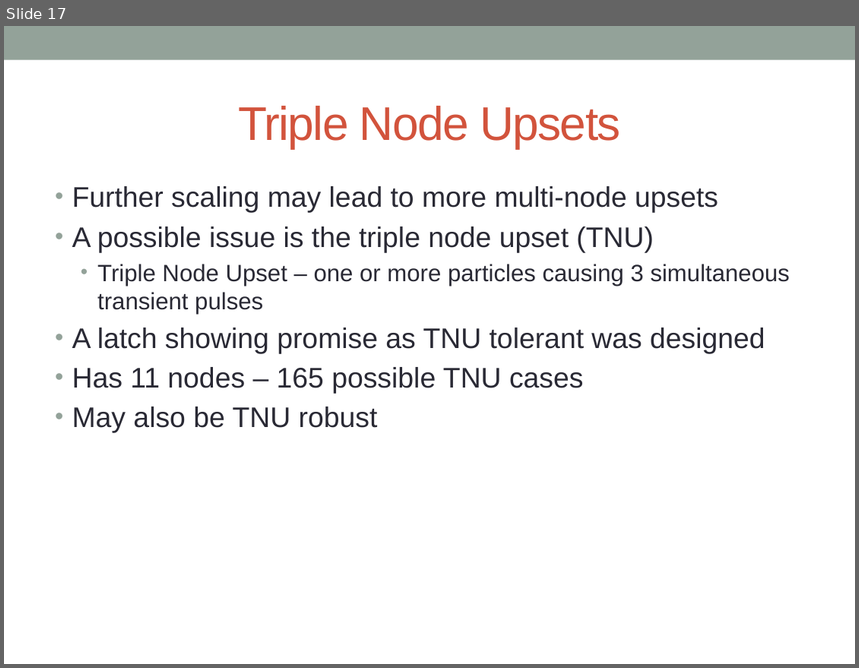
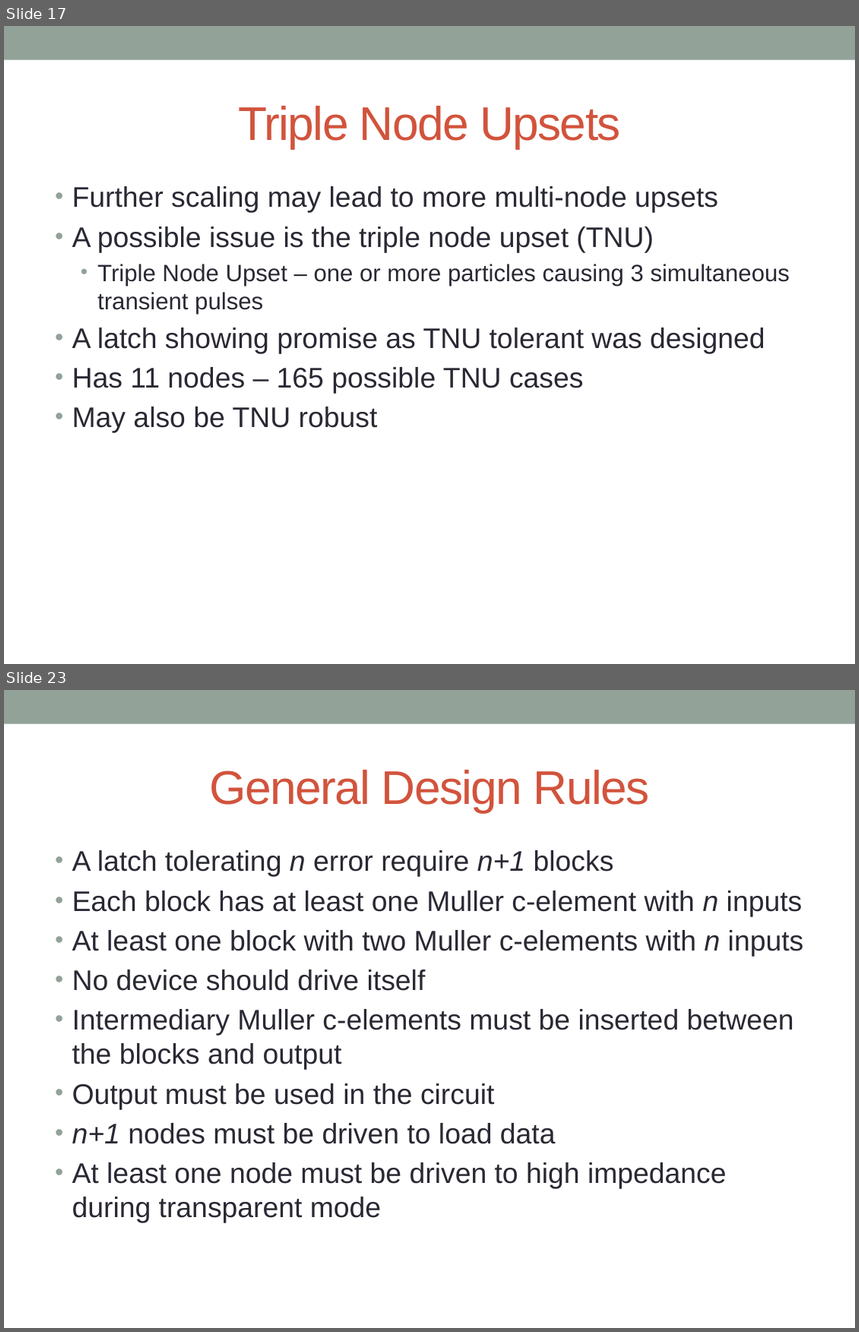
Before and after one commit to acwatkins88/Fast_SET, a slide deck: Dissertation/Dissertation Defense/Dissertation Defense.pptx. Shown one above the other, each under a label of ours: slide 17 before the commit, slides 17 and 23 after it; the slides between them are not shown. The pictures are 859x668 and 859x1332 pixels, drawn with LibreOffice and Linux fonts; fonts in the diff are those of the drawing; background and template pictures are left out. Boxes give left, top, right and bottom in pixels: in the first picture for what was removed or moved away, otherwise in the second. Text is boxed around its words. In the diff, an @@ line names an element or a change of style, - is before the commit and + after.

```diff
--- a/Dissertation/Dissertation Defense/Dissertation Defense.pptx
+++ b/Dissertation/Dissertation Defense/Dissertation Defense.pptx
@@ slide 23 added at (x1=4, y1=690, x2=855, y2=1328), background #FFFFFF; not listed: 1 template element that a slide beside it also shows @@
@@ title added at (x1=210, y1=770, x2=650, y2=813), 40 pt, text #D2533C @@
+General Design Rules
@@ text added at (x1=72, y1=850, x2=804, y2=1224), 24 pt, text #292934 @@
+• A latch tolerating n error require n+1 blocks
+• Each block has at least one Muller c-element with n inputs
+• At least one block with two Muller c-elements with n inputs
+• No device should drive itself
+• Intermediary Muller c-elements must be inserted between the blocks and output
+• Output must be used in the circuit
+• n+1 nodes must be driven to load data
+• At least one node must be driven to high impedance during transparent mode
```
Also in this commit, not shown: 1 slide changed, 36 other slides added, 1 slide removed, 36 other files.
